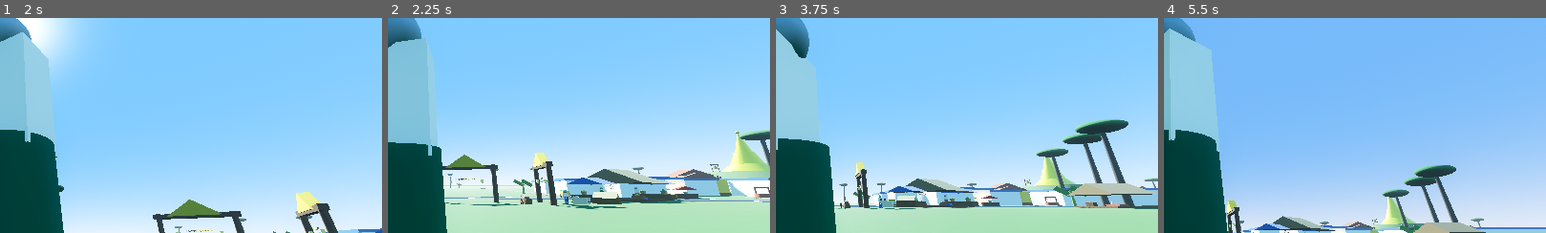
Above: before the commit, frames 1-4 (left to right).
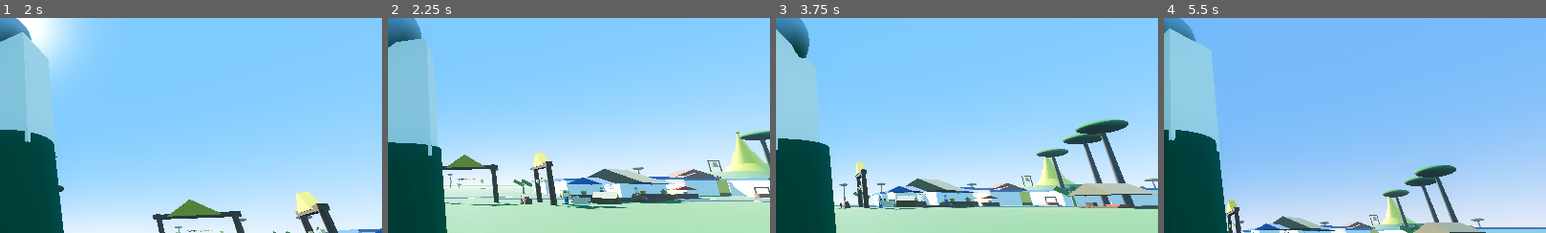
Above: after the commit, the same moments.

Repository: sudohlaingwin/gta-open-world
Game: Godot game, scene res://scenes/main_menu.tscn
Two runs of this game, one before a commit and one after it. Both use one fixed random seed, a clock stepped at 60 frames per second and the inputs below.
Inputs (mouse positions are % of the whole screen's width and height, from its top left):
- Up to frame 1 (2 s): click "🎮 အသစ်စတင်မည် (New Game)" at 0.5 s; drag from (12, 82) to (60, 28) at 1.27 s
- Up to frame 2 (2.25 s): drag from (30, 55) to (45, 70) at 2.02 s
- Up to frame 3 (3.75 s): move the mouse to (60, 28) at 2.77 s; hold Right (ui_right) 2.78-3.5 s; hold Ctrl 2.78-3.5 s; drag from (45, 70) to (20, 35) at 3.52 s
- Up to frame 4 (5.5 s): move the mouse to (80, 65) at 4.27 s; hold Left (ui_left) 4.28-5 s; hold Ctrl 4.28-5 s; tap Space at 4.52 s; drag from (20, 35) to (35, 25) at 5.02 s
The pictures show only the part of the screen within x 50-100%, y 28-78%; the shares and areas given below are measured in that part.

Frame 1 is identical in both runs. In frame 2, 0.1% of the frame differs, in the area x 83-88%, y 66-72%; in frame 3, less than 0.1%; in frame 4, less than 0.1%.

Commit message:
Slice 134: Grand Monastic Complex architecture scaling (16.5m Monastery Hall, 4.8m Bell Belfry)

Diff:
--- a/scenes/monastery_bell.tscn
+++ b/scenes/monastery_bell.tscn
@@ -1,24 +1,24 @@
 [gd_scene load_steps=7 format=3]
 
 [sub_resource type="CylinderShape3D" id="CylinderShape3D_bell"]
-height = 2.4
-radius = 0.9
+height = 3.6
+radius = 1.6
 
 [sub_resource type="CylinderMesh" id="CylinderMesh_pillar"]
-top_radius = 0.08
-bottom_radius = 0.1
-height = 3.2
+top_radius = 0.16
+bottom_radius = 0.22
+height = 4.8
 
 [sub_resource type="StandardMaterial3D" id="StandardMaterial3D_timber"]
 albedo_color = Color(0.38, 0.22, 0.12, 1)
 
 [sub_resource type="BoxMesh" id="BoxMesh_beam"]
-size = Vector3(2.2, 0.18, 0.18)
+size = Vector3(3.4, 0.3, 0.3)
 
 [sub_resource type="CylinderMesh" id="CylinderMesh_kyone"]
-top_radius = 0.4
-bottom_radius = 0.75
-height = 1.2
+top_radius = 0.65
+bottom_radius = 1.15
+height = 1.8
 
 [sub_resource type="StandardMaterial3D" id="StandardMaterial3D_bronze"]
 albedo_color = Color(0.80, 0.60, 0.25, 1)
@@ -28,27 +28,27 @@
 [node name="MonasteryBell" type="StaticBody3D"]
 
 [node name="CollisionShape3D" type="CollisionShape3D" parent="."]
-transform = Transform3D(1, 0, 0, 0, 1, 0, 0, 0, 1, 0, 1.6, 0)
+transform = Transform3D(1, 0, 0, 0, 1, 0, 0, 0, 1, 0, 2.4, 0)
 shape = SubResource("CylinderShape3D_bell")
 
 [node name="VisualMesh" type="Node3D" parent="."]
 
 [node name="PillarL" type="MeshInstance3D" parent="VisualMesh"]
-transform = Transform3D(1, 0, 0, 0, 1, 0, 0, 0, 1, -0.9, 1.6, 0)
+transform = Transform3D(1, 0, 0, 0, 1, 0, 0, 0, 1, -1.45, 2.4, 0)
 mesh = SubResource("CylinderMesh_pillar")
 surface_material_override/0 = SubResource("StandardMaterial3D_timber")
 
 [node name="PillarR" type="MeshInstance3D" parent="VisualMesh"]
-transform = Transform3D(1, 0, 0, 0, 1, 0, 0, 0, 1, 0.9, 1.6, 0)
+transform = Transform3D(1, 0, 0, 0, 1, 0, 0, 0, 1, 1.45, 2.4, 0)
 mesh = SubResource("CylinderMesh_pillar")
 surface_material_override/0 = SubResource("StandardMaterial3D_timber")
 
 [node name="Beam" type="MeshInstance3D" parent="VisualMesh"]
-transform = Transform3D(1, 0, 0, 0, 1, 0, 0, 0, 1, 0, 3.1, 0)
+transform = Transform3D(1, 0, 0, 0, 1, 0, 0, 0, 1, 0, 4.6, 0)
 mesh = SubResource("BoxMesh_beam")
 surface_material_override/0 = SubResource("StandardMaterial3D_timber")
 
 [node name="BronzeBell" type="MeshInstance3D" parent="VisualMesh"]
-transform = Transform3D(1, 0, 0, 0, 1, 0, 0, 0, 1, 0, 2.0, 0)
+transform = Transform3D(1, 0, 0, 0, 1, 0, 0, 0, 1, 0, 3.1, 0)
 mesh = SubResource("CylinderMesh_kyone")
 surface_material_override/0 = SubResource("StandardMaterial3D_bronze")
--- a/scenes/monastery_school.tscn
+++ b/scenes/monastery_school.tscn
@@ -1,65 +1,65 @@
 [gd_scene load_steps=24 format=3]
 
 [sub_resource type="BoxShape3D" id="BoxShape3D_floor"]
-size = Vector3(11.5, 0.4, 8.5)
+size = Vector3(16.5, 0.5, 12.0)
 
 [sub_resource type="BoxShape3D" id="BoxShape3D_wall_back"]
-size = Vector3(11.5, 3.2, 0.4)
+size = Vector3(16.5, 4.5, 0.5)
 
 [sub_resource type="BoxShape3D" id="BoxShape3D_wall_left"]
-size = Vector3(0.4, 3.2, 8.5)
+size = Vector3(0.5, 4.5, 12.0)
 
 [sub_resource type="BoxShape3D" id="BoxShape3D_wall_right"]
-size = Vector3(0.4, 3.2, 8.5)
+size = Vector3(0.5, 4.5, 12.0)
 
 [sub_resource type="BoxShape3D" id="BoxShape3D_front_l"]
-size = Vector3(4.0, 3.2, 0.4)
+size = Vector3(5.8, 4.5, 0.5)
 
 [sub_resource type="BoxShape3D" id="BoxShape3D_front_r"]
-size = Vector3(4.0, 3.2, 0.4)
+size = Vector3(5.8, 4.5, 0.5)
 
 [sub_resource type="BoxMesh" id="BoxMesh_floor"]
-size = Vector3(11.5, 0.4, 8.5)
+size = Vector3(16.5, 0.5, 12.0)
 
 [sub_resource type="StandardMaterial3D" id="StandardMaterial3D_teak"]
 albedo_color = Color(0.35, 0.20, 0.10, 1)
 
 [sub_resource type="BoxMesh" id="BoxMesh_wall_segment"]
-size = Vector3(4.0, 3.2, 0.3)
+size = Vector3(5.8, 4.5, 0.4)
 
 [sub_resource type="BoxMesh" id="BoxMesh_wall_long"]
-size = Vector3(11.0, 3.2, 0.3)
+size = Vector3(16.0, 4.5, 0.4)
 
 [sub_resource type="BoxMesh" id="BoxMesh_wall_side"]
-size = Vector3(0.3, 3.2, 8.0)
+size = Vector3(0.4, 4.5, 11.5)
 
 [sub_resource type="PrismMesh" id="PrismMesh_roof1"]
 left_to_right = 0.5
-size = Vector3(12.2, 1.8, 9.2)
+size = Vector3(17.5, 2.5, 13.0)
 
 [sub_resource type="PrismMesh" id="PrismMesh_roof2"]
 left_to_right = 0.5
-size = Vector3(8.5, 1.6, 6.5)
+size = Vector3(12.5, 2.2, 9.5)
 
 [sub_resource type="StandardMaterial3D" id="StandardMaterial3D_monastery_roof"]
 albedo_color = Color(0.50, 0.22, 0.14, 1)
 
 [sub_resource type="BoxMesh" id="BoxMesh_desk"]
-size = Vector3(1.2, 0.45, 0.5)
+size = Vector3(1.8, 0.6, 0.7)
 
 [sub_resource type="StandardMaterial3D" id="StandardMaterial3D_desk_wood"]
 albedo_color = Color(0.55, 0.35, 0.18, 1)
 
 [sub_resource type="BoxMesh" id="BoxMesh_altar"]
-size = Vector3(2.4, 0.7, 1.4)
+size = Vector3(3.6, 1.0, 2.0)
 
 [sub_resource type="BoxMesh" id="BoxMesh_statue_base"]
-size = Vector3(1.1, 0.4, 0.8)
+size = Vector3(1.6, 0.6, 1.2)
 
 [sub_resource type="CylinderMesh" id="CylinderMesh_statue_body"]
-top_radius = 0.32
-bottom_radius = 0.45
-height = 0.9
+top_radius = 0.45
+bottom_radius = 0.65
+height = 1.4
 
 [sub_resource type="StandardMaterial3D" id="StandardMaterial3D_gold"]
 albedo_color = Color(1.0, 0.82, 0.15, 1)
@@ -67,7 +67,7 @@
 roughness = 0.2
 
 [sub_resource type="BoxMesh" id="BoxMesh_mat"]
-size = Vector3(1.0, 0.04, 0.8)
+size = Vector3(1.4, 0.05, 1.1)
 
 [sub_resource type="StandardMaterial3D" id="StandardMaterial3D_mat"]
 albedo_color = Color(0.68, 0.45, 0.22, 1)
@@ -76,115 +76,115 @@
 [node name="MonasterySchool" type="StaticBody3D"]
 
 [node name="FloorCollision" type="CollisionShape3D" parent="."]
-transform = Transform3D(1, 0, 0, 0, 1, 0, 0, 0, 1, 0, 0.2, 0)
+transform = Transform3D(1, 0, 0, 0, 1, 0, 0, 0, 1, 0, 0.25, 0)
 shape = SubResource("BoxShape3D_floor")
 
 [node name="WallBackCollision" type="CollisionShape3D" parent="."]
-transform = Transform3D(1, 0, 0, 0, 1, 0, 0, 0, 1, 0, 1.8, -4.1)
+transform = Transform3D(1, 0, 0, 0, 1, 0, 0, 0, 1, 0, 2.5, -5.8)
 shape = SubResource("BoxShape3D_wall_back")
 
 [node name="WallLeftCollision" type="CollisionShape3D" parent="."]
-transform = Transform3D(1, 0, 0, 0, 1, 0, 0, 0, 1, -5.6, 1.8, 0)
+transform = Transform3D(1, 0, 0, 0, 1, 0, 0, 0, 1, -8.0, 2.5, 0)
 shape = SubResource("BoxShape3D_wall_left")
 
 [node name="WallRightCollision" type="CollisionShape3D" parent="."]
-transform = Transform3D(1, 0, 0, 0, 1, 0, 0, 0, 1, 5.6, 1.8, 0)
+transform = Transform3D(1, 0, 0, 0, 1, 0, 0, 0, 1, 8.0, 2.5, 0)
 shape = SubResource("BoxShape3D_wall_right")
 
 [node name="FrontLeftCollision" type="CollisionShape3D" parent="."]
-transform = Transform3D(1, 0, 0, 0, 1, 0, 0, 0, 1, -3.7, 1.8, 4.1)
+transform = Transform3D(1, 0, 0, 0, 1, 0, 0, 0, 1, -5.3, 2.5, 5.8)
 shape = SubResource("BoxShape3D_front_l")
 
 [node name="FrontRightCollision" type="CollisionShape3D" parent="."]
-transform = Transform3D(1, 0, 0, 0, 1, 0, 0, 0, 1, 3.7, 1.8, 4.1)
+transform = Transform3D(1, 0, 0, 0, 1, 0, 0, 0, 1, 5.3, 2.5, 5.8)
 shape = SubResource("BoxShape3D_front_r")
 
 [node name="VisualMesh" type="Node3D" parent="."]
 
 [node name="Floor" type="MeshInstance3D" parent="VisualMesh"]
-transform = Transform3D(1, 0, 0, 0, 1, 0, 0, 0, 1, 0, 0.2, 0)
+transform = Transform3D(1, 0, 0, 0, 1, 0, 0, 0, 1, 0, 0.25, 0)
 mesh = SubResource("BoxMesh_floor")
 surface_material_override/0 = SubResource("StandardMaterial3D_teak")
 
 [node name="WallBack" type="MeshInstance3D" parent="VisualMesh"]
-transform = Transform3D(1, 0, 0, 0, 1, 0, 0, 0, 1, 0, 1.8, -4.0)
+transform = Transform3D(1, 0, 0, 0, 1, 0, 0, 0, 1, 0, 2.5, -5.7)
 mesh = SubResource("BoxMesh_wall_long")
 surface_material_override/0 = SubResource("StandardMaterial3D_teak")
 
 [node name="WallLeft" type="MeshInstance3D" parent="VisualMesh"]
-transform = Transform3D(1, 0, 0, 0, 1, 0, 0, 0, 1, -5.5, 1.8, 0)
+transform = Transform3D(1, 0, 0, 0, 1, 0, 0, 0, 1, -7.9, 2.5, 0)
 mesh = SubResource("BoxMesh_wall_side")
 surface_material_override/0 = SubResource("StandardMaterial3D_teak")
 
 [node name="WallRight" type="MeshInstance3D" parent="VisualMesh"]
-transform = Transform3D(1, 0, 0, 0, 1, 0, 0, 0, 1, 5.5, 1.8, 0)
+transform = Transform3D(1, 0, 0, 0, 1, 0, 0, 0, 1, 7.9, 2.5, 0)
 mesh = SubResource("BoxMesh_wall_side")
 surface_material_override/0 = SubResource("StandardMaterial3D_teak")
 
 [node name="WallFrontL" type="MeshInstance3D" parent="VisualMesh"]
-transform = Transform3D(1, 0, 0, 0, 1, 0, 0, 0, 1, -3.6, 1.8, 4.0)
+transform = Transform3D(1, 0, 0, 0, 1, 0, 0, 0, 1, -5.2, 2.5, 5.7)
 mesh = SubResource("BoxMesh_wall_segment")
 surface_material_override/0 = SubResource("StandardMaterial3D_teak")
 
 [node name="WallFrontR" type="MeshInstance3D" parent="VisualMesh"]
-transform = Transform3D(1, 0, 0, 0, 1, 0, 0, 0, 1, 3.6, 1.8, 4.0)
+transform = Transform3D(1, 0, 0, 0, 1, 0, 0, 0, 1, 5.2, 2.5, 5.7)
 mesh = SubResource("BoxMesh_wall_segment")
 surface_material_override/0 = SubResource("StandardMaterial3D_teak")
 
 [node name="Desk1" type="MeshInstance3D" parent="VisualMesh"]
-transform = Transform3D(1, 0, 0, 0, 1, 0, 0, 0, 1, -2.5, 0.5, -1.0)
+transform = Transform3D(1, 0, 0, 0, 1, 0, 0, 0, 1, -3.6, 0.65, -1.5)
 mesh = SubResource("BoxMesh_desk")
 surface_material_override/0 = SubResource("StandardMaterial3D_desk_wood")
 
 [node name="Desk2" type="MeshInstance3D" parent="VisualMesh"]
-transform = Transform3D(1, 0, 0, 0, 1, 0, 0, 0, 1, 2.5, 0.5, -1.0)
+transform = Transform3D(1, 0, 0, 0, 1, 0, 0, 0, 1, 3.6, 0.65, -1.5)
 mesh = SubResource("BoxMesh_desk")
 surface_material_override/0 = SubResource("StandardMaterial3D_desk_wood")
 
 [node name="AltarTable" type="MeshInstance3D" parent="VisualMesh"]
-transform = Transform3D(1, 0, 0, 0, 1, 0, 0, 0, 1, 0, 0.55, -3.2)
+transform = Transform3D(1, 0, 0, 0, 1, 0, 0, 0, 1, 0, 0.75, -4.5)
 mesh = SubResource("BoxMesh_altar")
 surface_material_override/0 = SubResource("StandardMaterial3D_teak")
 
 [node name="StatueBase" type="MeshInstance3D" parent="VisualMesh"]
-transform = Transform3D(1, 0, 0, 0, 1, 0, 0, 0, 1, 0, 1.05, -3.2)
+transform = Transform3D(1, 0, 0, 0, 1, 0, 0, 0, 1, 0, 1.45, -4.5)
 mesh = SubResource("BoxMesh_statue_base")
 surface_material_override/0 = SubResource("StandardMaterial3D_teak")
 
 [node name="GoldenBuddha" type="MeshInstance3D" parent="VisualMesh"]
-transform = Transform3D(1, 0, 0, 0, 1, 0, 0, 0, 1, 0, 1.6, -3.2)
+transform = Transform3D(1, 0, 0, 0, 1, 0, 0, 0, 1, 0, 2.25, -4.5)
 mesh = SubResource("CylinderMesh_statue_body")
 surface_material_override/0 = SubResource("StandardMaterial3D_gold")
 
 [node name="AltarLight" type="OmniLight3D" parent="VisualMesh"]
-transform = Transform3D(1, 0, 0, 0, 1, 0, 0, 0, 1, 0, 2.1, -2.8)
+transform = Transform3D(1, 0, 0, 0, 1, 0, 0, 0, 1, 0, 3.2, -4.0)
 light_color = Color(1.0, 0.85, 0.5, 1)
-light_energy = 1.6
-omni_range = 7.0
+light_energy = 2.4
+omni_range = 10.0
 
 [node name="PrayerMat1" type="MeshInstance3D" parent="VisualMesh"]
-transform = Transform3D(1, 0, 0, 0, 1, 0, 0, 0, 1, -1.2, 0.22, -1.8)
+transform = Transform3D(1, 0, 0, 0, 1, 0, 0, 0, 1, -1.8, 0.28, -2.6)
 mesh = SubResource("BoxMesh_mat")
 surface_material_override/0 = SubResource("StandardMaterial3D_mat")
 
 [node name="PrayerMat2" type="MeshInstance3D" parent="VisualMesh"]
-transform = Transform3D(1, 0, 0, 0, 1, 0, 0, 0, 1, 1.2, 0.22, -1.8)
+transform = Transform3D(1, 0, 0, 0, 1, 0, 0, 0, 1, 1.8, 0.28, -2.6)
 mesh = SubResource("BoxMesh_mat")
 surface_material_override/0 = SubResource("StandardMaterial3D_mat")
 
 [node name="RoofLower" type="MeshInstance3D" parent="VisualMesh"]
-transform = Transform3D(1, 0, 0, 0, 1, 0, 0, 0, 1, 0, 4.2, 0)
+transform = Transform3D(1, 0, 0, 0, 1, 0, 0, 0, 1, 0, 5.8, 0)
 mesh = SubResource("PrismMesh_roof1")
 surface_material_override/0 = SubResource("StandardMaterial3D_monastery_roof")
 
 [node name="RoofUpper" type="MeshInstance3D" parent="VisualMesh"]
-transform = Transform3D(1, 0, 0, 0, 1, 0, 0, 0, 1, 0, 5.2, 0)
+transform = Transform3D(1, 0, 0, 0, 1, 0, 0, 0, 1, 0, 7.2, 0)
 mesh = SubResource("PrismMesh_roof2")
 surface_material_override/0 = SubResource("StandardMaterial3D_monastery_roof")
 
 [node name="Signboard" type="Label3D" parent="."]
-transform = Transform3D(1, 0, 0, 0, 1, 0, 0, 0, 1, 0, 3.2, 4.2)
+transform = Transform3D(1, 0, 0, 0, 1, 0, 0, 0, 1, 0, 4.4, 5.9)
 text = "ရွာဦး ဘုန်းတော်ကြီးသင် မူလတန်းကျောင်းတော်"
-font_size = 28
-outline_size = 8
+font_size = 38
+outline_size = 10
 modulate = Color(1, 0.9, 0.4, 1)
Not shown, changed: COLLAB.md
